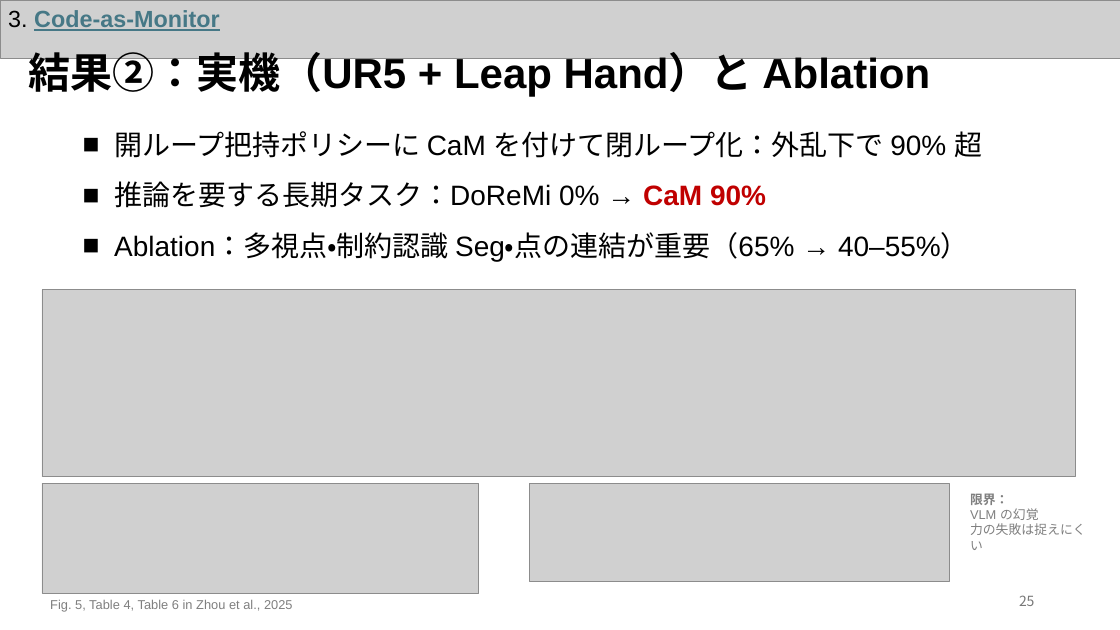
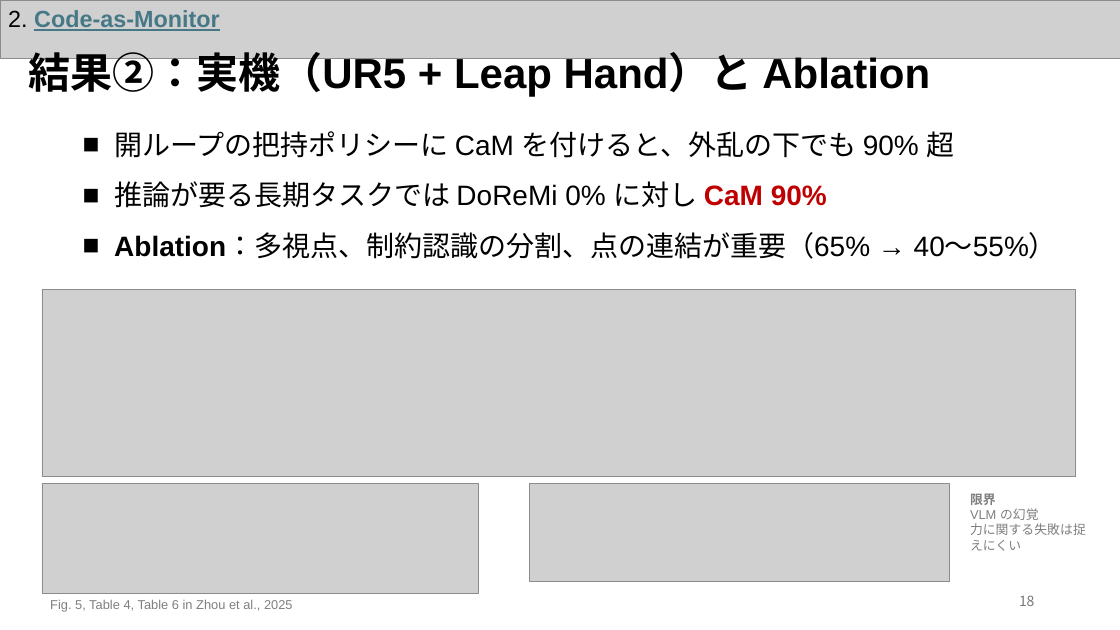
Before and after one commit to Azuma413/PaperPresentationSlides, a slide deck: slide 19 of 20261105_KaneyoshiHiratsuka_SurveySlide.pptx (slide 26 before the commit). Drawn at 1120x630 pixels with LibreOffice and Linux fonts; fonts in the diff are those of the drawing; grey boxes stand for pictures. Boxes give left, top, right and bottom in pixels: in the first picture for what was removed or moved away, otherwise in the second. Text is boxed around its words. In the diff, an @@ line names an element or a change of style, - is before the commit and + after.

```diff
--- a/20261105_KaneyoshiHiratsuka_SurveySlide.pptx
+++ b/20261105_KaneyoshiHiratsuka_SurveySlide.pptx
@@ text at <box>8,10,219,31</box>: text changed @@
-3. Code-as-Monitor
+2. Code-as-Monitor
@@ text at <box>114,131,1057,259</box>: text changed @@
-■ 開ループ把持ポリシーに CaM を付けて閉ループ化：外乱下で 90% 超
-■ 推論を要する長期タスク：DoReMi 0% → CaM 90%
-■ Ablation：多視点・制約認識 Seg・点の連結が重要（65% → 40–55%）
+■ 開ループの把持ポリシーに CaM を付けると、外乱の下でも 90% 超
+■ 推論が要る長期タスクでは DoReMi 0% に対し CaM 90%
+■ Ablation：多視点、制約認識の分割、点の連結が重要（65% → 40〜55%）
@@ text at <box>970,493,996,505</box>: text changed @@
-限界：
+限界
@@ text at <box>970,523,1086,551</box>: text changed @@
-力の失敗は捉えにくい
+力に関する失敗は捉えにくい
@@ page number at <box>1019,595,1035,606</box>: text changed @@
-25
+18
```
Also in this commit, not shown: 24 other slides changed, 2 slides added, 2 slides removed, 46 other files.
